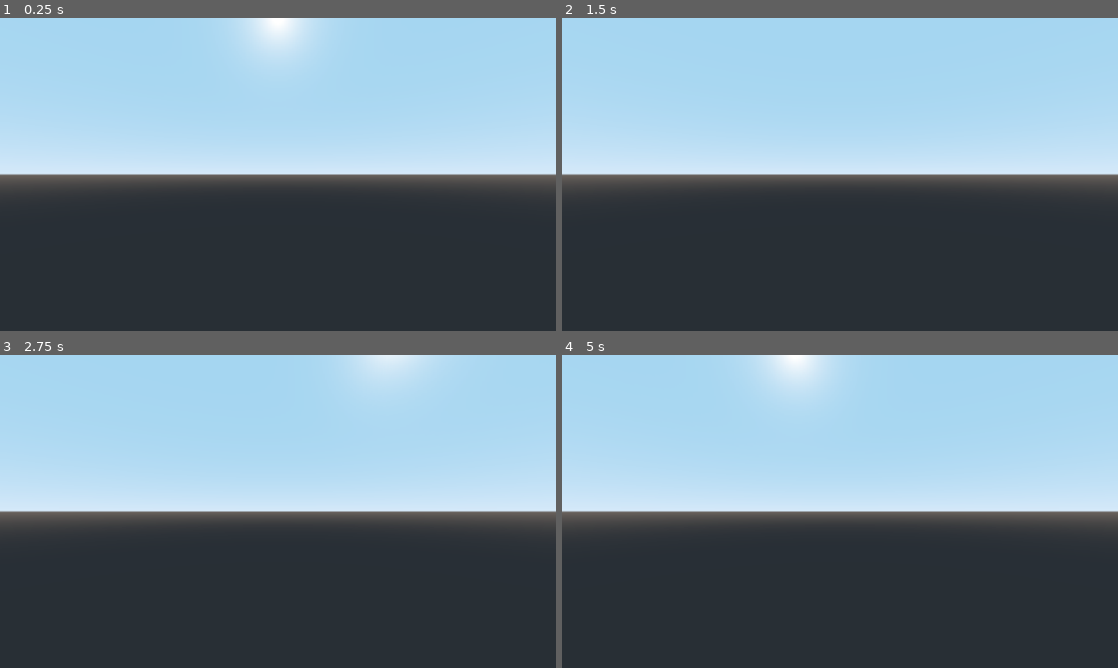
Above: before the commit, frames 1-4 (two rows, left to right).
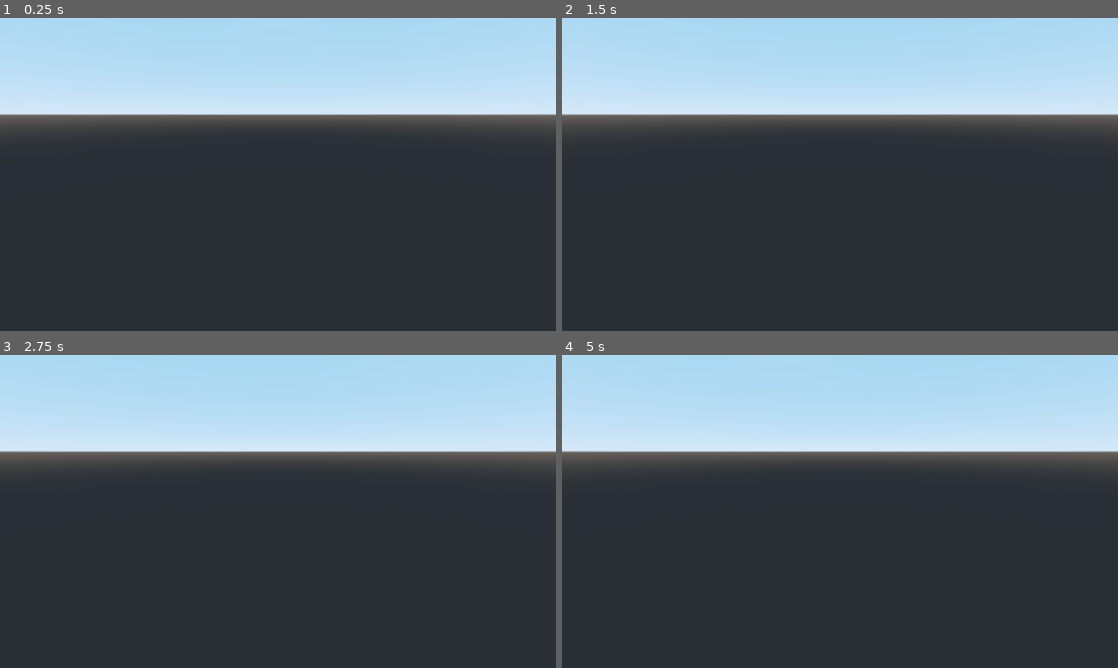
Above: after the commit, the same moments.

Repository: DeybisMelendez/crate3d
Game: Godot game, scene res://bodies/player/Player.tscn
The game is run twice, just before and just after one commit, with the same random seed, the same clock (stepped at 60 frames per second) and the same inputs. The project has no main scene, so this scene is started directly.
Inputs:
- Up to frame 1 (0.25 s): no input
- Up to frame 2 (1.5 s): tap Enter at 0.5 s; hold Right (ui_right) 0.53-1.28 s; tap Space at 1.25 s; hold Down (ui_down) from 1.28 s (still down)
- Up to frame 3 (2.75 s): tap Enter at 2 s; release Down (ui_down) at 2.03 s; hold Right (ui_right) from 2.03 s (still down)
- Up to frame 4 (5 s): release Right (ui_right) at 2.78 s; hold Up (ui_up) 2.78-3.53 s; tap Space at 3.5 s; hold Left (ui_left) from 3.53 s (still down); tap Enter at 4.25 s

The runs differ from the first frame. In frame 1, 31% of the frame differs, in the area x 0-100%, y 0-55%; in frame 2, 30%; in frame 3, 30%; in frame 4, 30%.

Commit message:
render de niveles creado

Diff:
--- a/bodies/crate/Crate.tscn
+++ b/bodies/crate/Crate.tscn
@@ -4,7 +4,7 @@
 [ext_resource path="res://assets/textures/crate/crate1_diffuse.png" type="Texture" id=2]
 
 [sub_resource type="CubeMesh" id=1]
-size = Vector3( 8, 8, 8 )
+size = Vector3( 8, 6, 8 )
 
 [sub_resource type="SpatialMaterial" id=2]
 albedo_texture = ExtResource( 2 )
@@ -19,7 +19,7 @@
 [node name="StaticBody" type="StaticBody"]
 
 [node name="MeshInstance" type="MeshInstance" parent="."]
-transform = Transform( 1, 0, 0, 0, 1, 0, 0, 0, 1, 0, 4, 0 )
+transform = Transform( 1, 0, 0, 0, 1, 0, 0, 0, 1, 0, 3, 0 )
 mesh = SubResource( 1 )
 material/0 = SubResource( 2 )
 
--- a/bodies/player/Player.tscn
+++ b/bodies/player/Player.tscn
@@ -13,4 +13,5 @@
 shape = SubResource( 1 )
 
 [node name="Camera" type="Camera" parent="."]
-transform = Transform( 1, 0, 0, 0, 1, 0, 0, 0, 1, 0, 2, 0 )
+transform = Transform( 1, 0, 0, 0, 0.965926, 0.258819, 0, -0.258819, 0.965926, 0, 8, 0 )
+current = true
--- /dev/null
+++ b/scenes/levels/level_render/LevelRender.gd
@@ -0,0 +1,49 @@
+extends Spatial
+var level = ""
+var Wall = preload("res://bodies/wall/Wall.tscn")
+var Floor = preload("res://bodies/floor/Floor.tscn")
+var Crate = preload("res://bodies/crate/Crate.tscn")
+var Player = preload("res://bodies/player/Player.tscn")
+var Target = preload("res://bodies/target/Target.tscn")
+func init(level_name, level_path):
+	$Control/HBoxContainer/Label2.text = level_name
+	level = load_level(level_path)
+	var pos = Vector3.ZERO
+	for c in level:
+		pos.x +=1
+		var new
+		match c:
+			"#":
+				instance_node(Wall, pos)
+			"@":
+				instance_node(Player, pos)
+				instance_node(Floor, pos)
+			" ":
+				instance_node(Floor, pos)
+			"$":
+				instance_node(Crate, pos)
+				instance_node(Floor, pos)
+			"*":
+				instance_node(Crate, pos)
+				instance_node(Floor, pos)
+				instance_node(Target, pos)
+			".":
+				instance_node(Floor, pos)
+				instance_node(Target, pos)
+			"\n":
+				pos.z += 1
+				pos.x = 0
+
+func _ready():
+	init("Minicosmos 1", "res://scenes/levels/minicosmos/1.txt")
+
+func load_level(path):
+	var file = File.new()
+	if file.file_exists(path):
+		file.open(path, File.READ)
+		return file.get_as_text()
+
+func instance_node(node, pos):
+	var this = node.instance()
+	this.transform.origin = pos*8
+	add_child(this)
--- /dev/null
+++ b/scenes/levels/level_render/LevelRender.tscn
@@ -0,0 +1,38 @@
+[gd_scene load_steps=2 format=2]
+
+[ext_resource path="res://scenes/levels/level_render/LevelRender.gd" type="Script" id=1]
+
+[node name="Spatial" type="Spatial"]
+script = ExtResource( 1 )
+
+[node name="Control" type="Control" parent="."]
+anchor_right = 1.0
+anchor_bottom = 1.0
+__meta__ = {
+"_edit_use_anchors_": false
+}
+
+[node name="HBoxContainer" type="HBoxContainer" parent="Control"]
+anchor_right = 1.0
+alignment = 1
+__meta__ = {
+"_edit_use_anchors_": false
+}
+
+[node name="Label" type="Label" parent="Control/HBoxContainer"]
+margin_left = 617.0
+margin_right = 659.0
+margin_bottom = 14.0
+text = "Level: "
+
+[node name="Label2" type="Label" parent="Control/HBoxContainer"]
+margin_left = 663.0
+margin_right = 663.0
+margin_bottom = 14.0
+
+[node name="DirectionalLight" type="DirectionalLight" parent="."]
+transform = Transform( 1, 0, 0, 0, 0.707107, 0.707107, 0, -0.707107, 0.707107, 0, 0, 0 )
+visible = false
+shadow_enabled = true
+directional_shadow_mode = 0
+directional_shadow_max_distance = 50.0
Not shown, added: scenes/levels/minicosmos/1.txt
